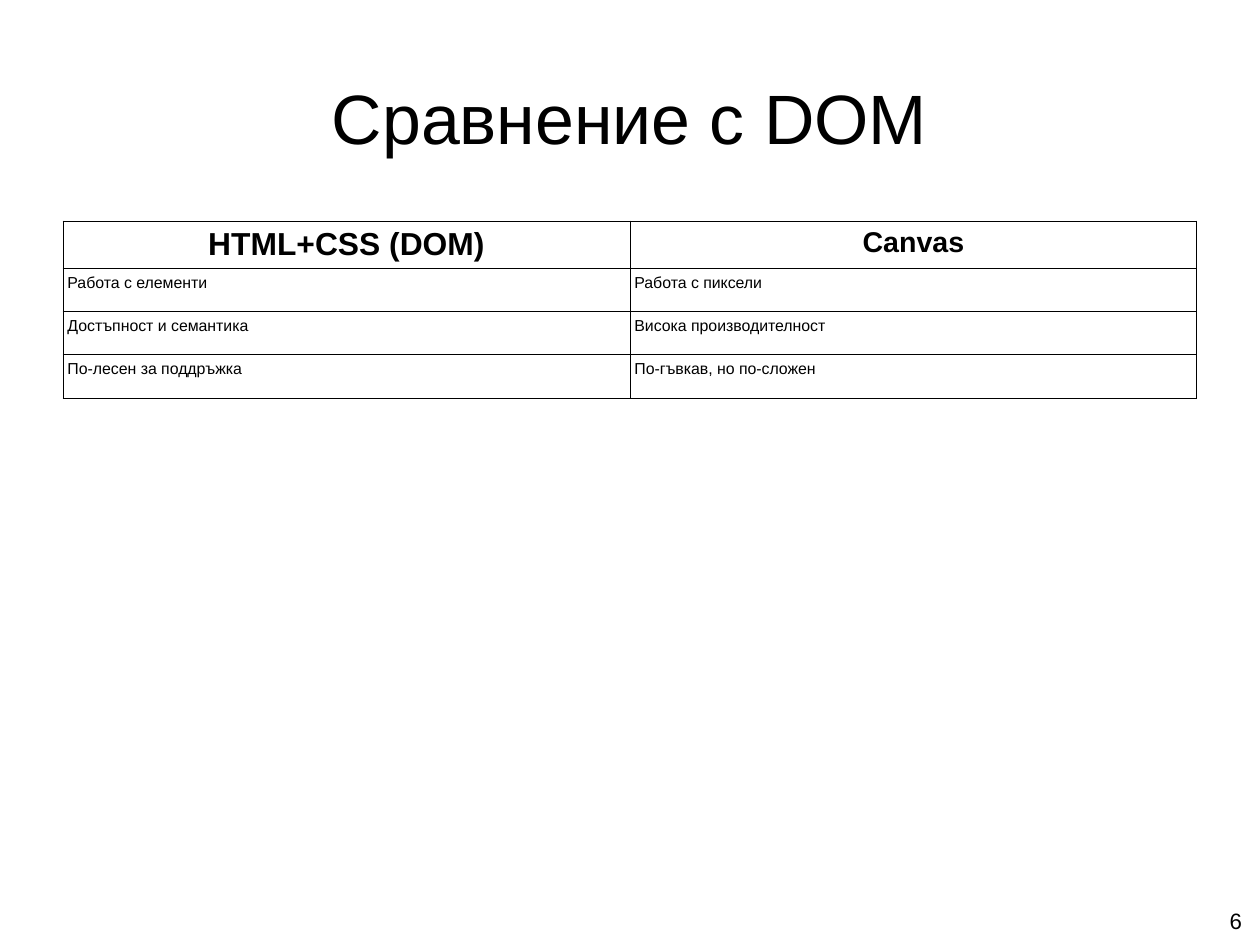
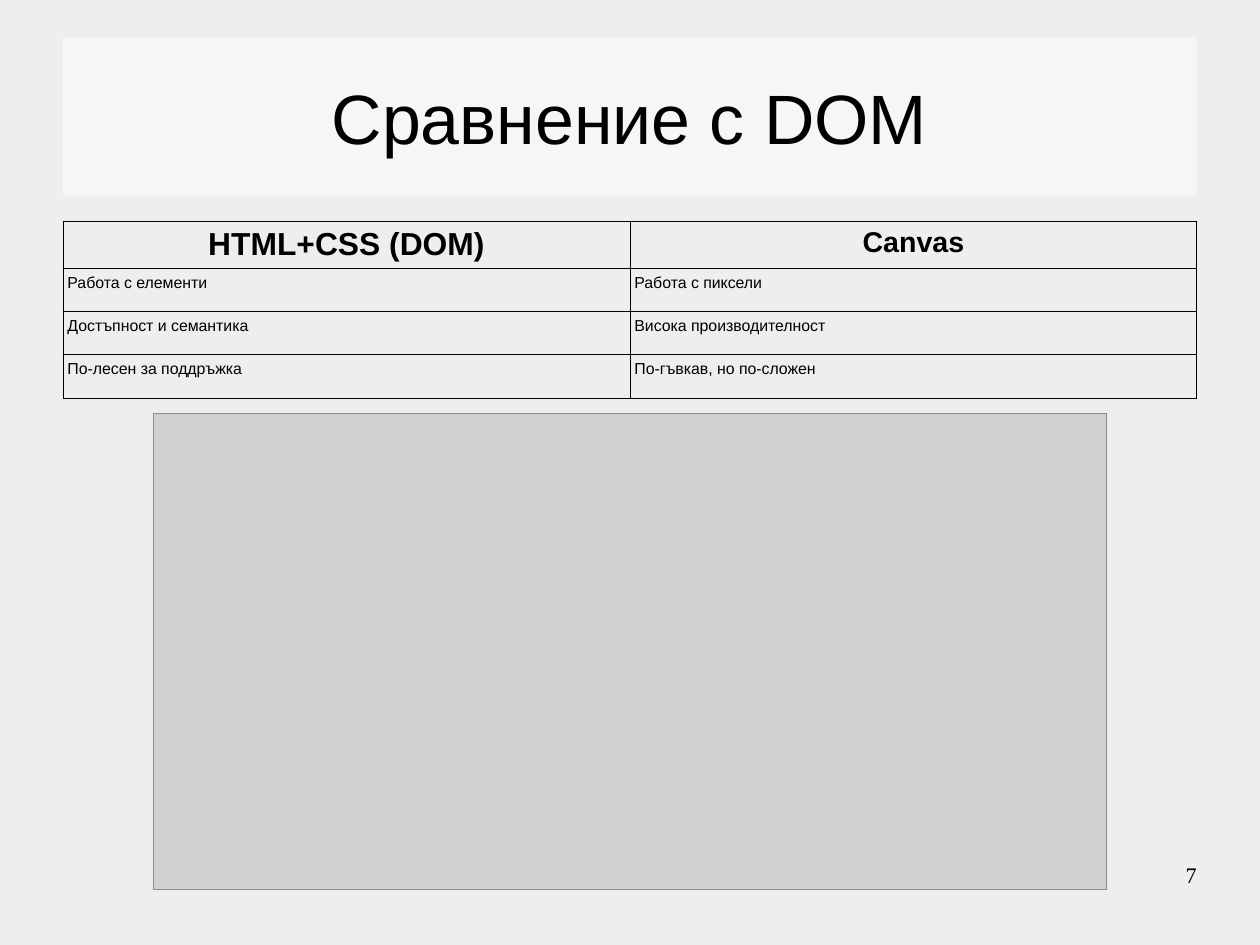
Before and after one commit to Galya777/web_technology_FMI_presentations, a slide deck: slide 7 of canvas.pptx (slide 6 before the commit). Drawn at 1260x945 pixels with LibreOffice and Linux fonts; fonts in the diff are those of the drawing; grey boxes stand for pictures; background and template pictures are left out. Boxes give left, top, right and bottom in pixels: in the first picture for what was removed or moved away, otherwise in the second. Text is boxed around its words. In the diff, an @@ line names an element or a change of style, - is before the commit and + after.

```diff
--- a/canvas.pptx
+++ b/canvas.pptx
@@ background picture (left out) to #EEEEEE @@
@@ title "Сравнение с DOM": place and size @@
-title "Сравнение с DOM" at [332, 95, 927, 157]
+title "Сравнение с DOM" at [63, 38, 1197, 196]
@@ table: place and size @@
-table at [63, 221, 1197, 382]
+table at [63, 221, 1197, 398]
@@ picture added at [154, 414, 1107, 891] @@
@@ page number added at [1186, 868, 1197, 883], 14 pt, text #000000 @@
+7
@@ page number removed at [1230, 913, 1242, 930] @@
-6
```
Also in this commit, not shown: 6 other slides changed, 1 slide added, 6 other files.
